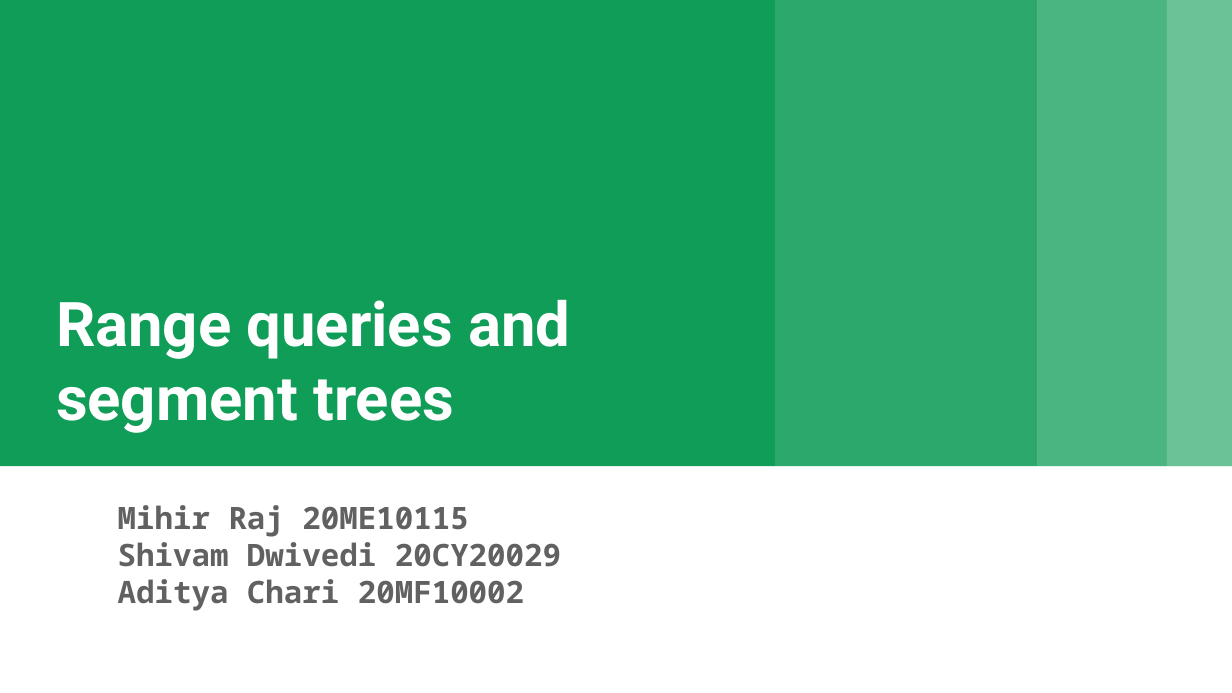
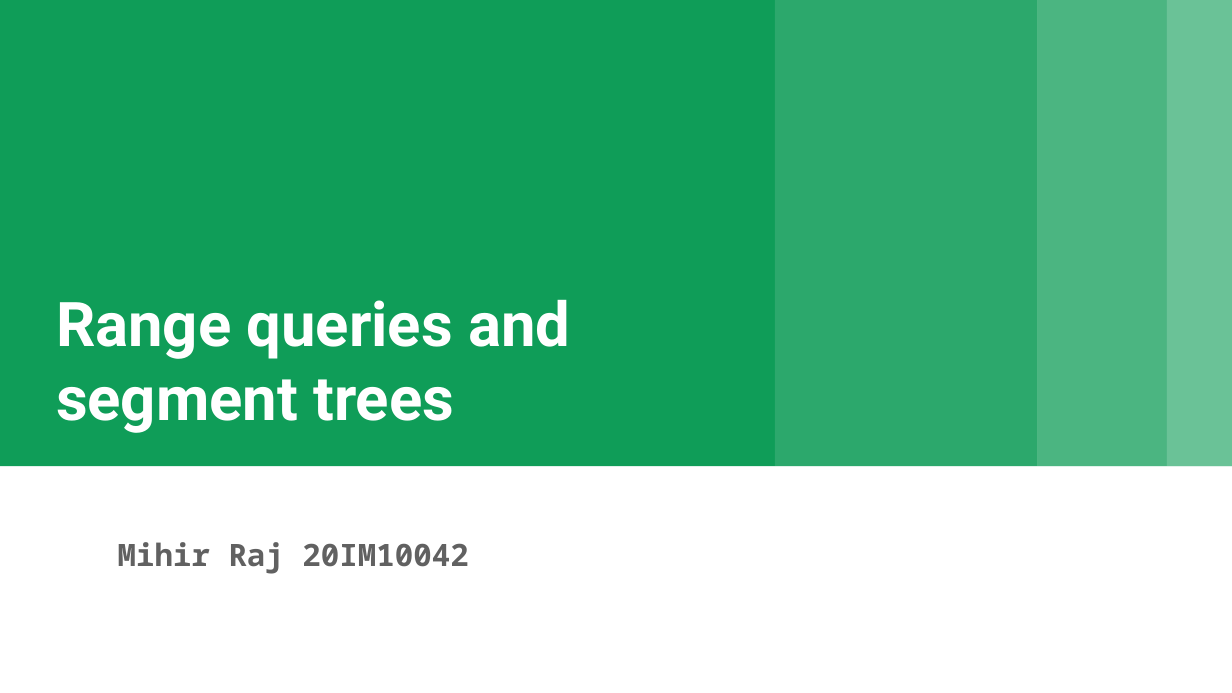
Before and after one commit to rajeck1234/Segment-Tree-and-Range-Query, a slide deck: slide 1 of Algo1 Presentation.pptx. Drawn at 1232x693 pixels with LibreOffice and Linux fonts; fonts in the diff are those of the drawing. Boxes give left, top, right and bottom in pixels: in the first picture for what was removed or moved away, otherwise in the second. Text is boxed around its words. In the diff, an @@ line names an element or a change of style, - is before the commit and + after.

```diff
--- a/Algo1 Presentation.pptx
+++ b/Algo1 Presentation.pptx
@@ subtitle at bbox=[118, 542, 468, 574]: text changed @@
-Mihir Raj 20ME10115
-Shivam Dwivedi 20CY20029
-Aditya Chari 20MF10002
+Mihir Raj 20IM10042
```
